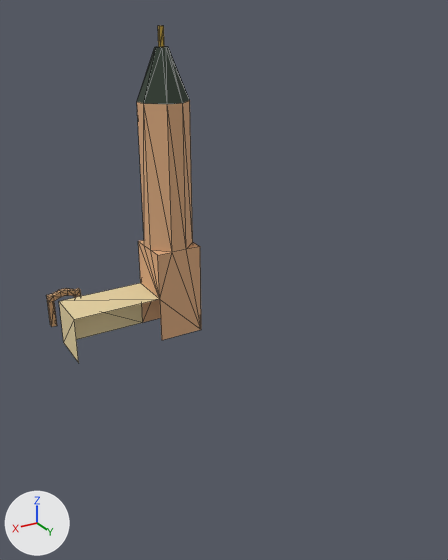
Two versions of the glTF model assets/models/chunks/sebastian.glb, one commit apart.
Before and after are seen from a 50 mm lens placed at (28.1, 104.0, 52.7), pointed at (-12.0, 37.2, 19.3). The axes (+X, +Y, +Z) are drawn at lower left. The lights are the same throughout. The picture after the commit comes second. Mesh edges are drawn as thin lines. Where no turn or scale is listed for an object, it has been applied to the vertices.

In view in the first picture: 'Church' and 1 more.
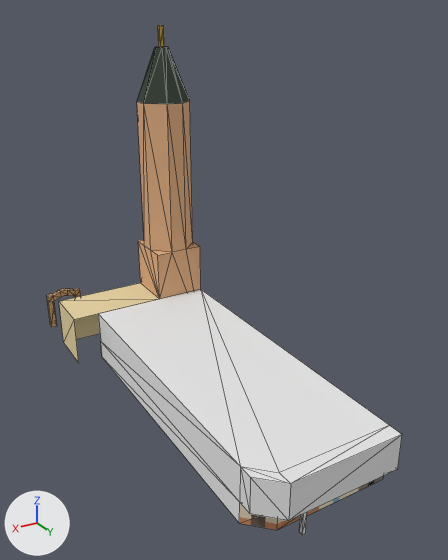
Boxes [x1, y1, x2, y2] around the edits, measured in the pictures (448 x 560 px):
'Buildings', added: after [98, 289, 402, 530]
    faces in mat_material_001 (white #e7e7e7): [98, 289, 402, 522]
    faces in mat_pub (picture img_shop_jacob): [239, 503, 277, 530]
    faces in mat_vegetables (picture img_shop_vegetables): [277, 476, 383, 530]
'Column', added: after [299, 512, 307, 535]

The change, as a list of edits to the scene's bpy script:
```text
Add img_shop_vegetables:
    img_shop_vegetables = load_image('shop_vegetables', '_unpacked/shop_vegetables', 800, 150, 'sRGB')
Add img_shop_jacob:
    img_shop_jacob = load_image('shop_jacob', '_unpacked/shop_jacob', 512, 362, 'sRGB')
Add mat_column:
    mat_column = principled_material('Column')
    mat_column.base_color = (0.8, 0.8, 0.8)  # white #e7e7e7
    mat_column.roughness = 1.0
Add mat_material_001:
    mat_material_001 = principled_material('Material.001')
    mat_material_001.base_color = (0.8, 0.8, 0.8)  # white #e7e7e7
    mat_material_001.roughness = 1.0
Add mat_vegetables:
    mat_vegetables = principled_material('Vegetables')
    mat_vegetables.texture = img_shop_vegetables
    mat_vegetables.roughness = 1.0
Add mat_pub:
    mat_pub = principled_material('Pub')
    mat_pub.texture = img_shop_jacob
    mat_pub.roughness = 1.0
Add me_plane_003:
    me_plane_003.from_pydata([(-0.25, -0.25, 0.0), (0.25, -0.25, 0.0), (-0.25, 0.25, 0.0), (0.25, 0.25, 0.0), (-0.25, 0.25, 3.0), (-0.25, -0.25, 3.0), (0.25, -0.25, 3.0), (0.25, 0.25, 3.0)], [], [(2, 0, 5), (2, 5, 4), (3, 2, 4), (3, 4, 7), (0, 1, 6), (0, 6, 5), (1, 3, 7), (1, 7, 6)])
    me_plane_003.materials.append(mat_column)  # white #e7e7e7
Add me_plane_002:
    me_plane_002.from_pydata(...)  # 19 vertices, 25 faces; spans x -19.0..0.0, y 8.0..56.0, z 0.0..8.0
    # faces by material slot: [21, 2, 2]
    me_plane_002.materials.append(mat_material_001)  # white #e7e7e7
    me_plane_002.materials.append(mat_pub)  # picture img_shop_jacob
    me_plane_002.materials.append(mat_vegetables)  # picture img_shop_vegetables
Add ob_column:
    ob_column = bpy.data.objects.new('Column', me_plane_003)
    ob_column.location = (-6.2, 63.8, 0.0)
Add ob_buildings:
    ob_buildings = bpy.data.objects.new('Buildings', me_plane_002)
    ob_buildings.location = (-1.0, 8.0, 0.0)
```
